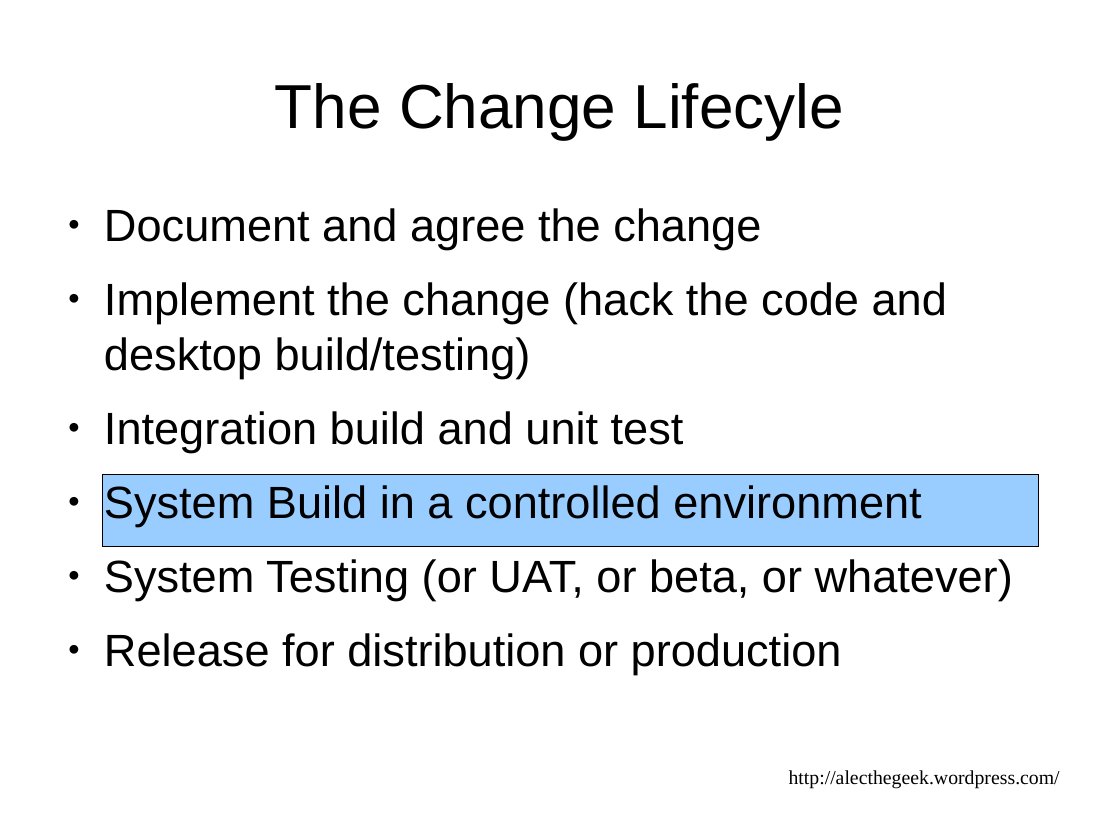
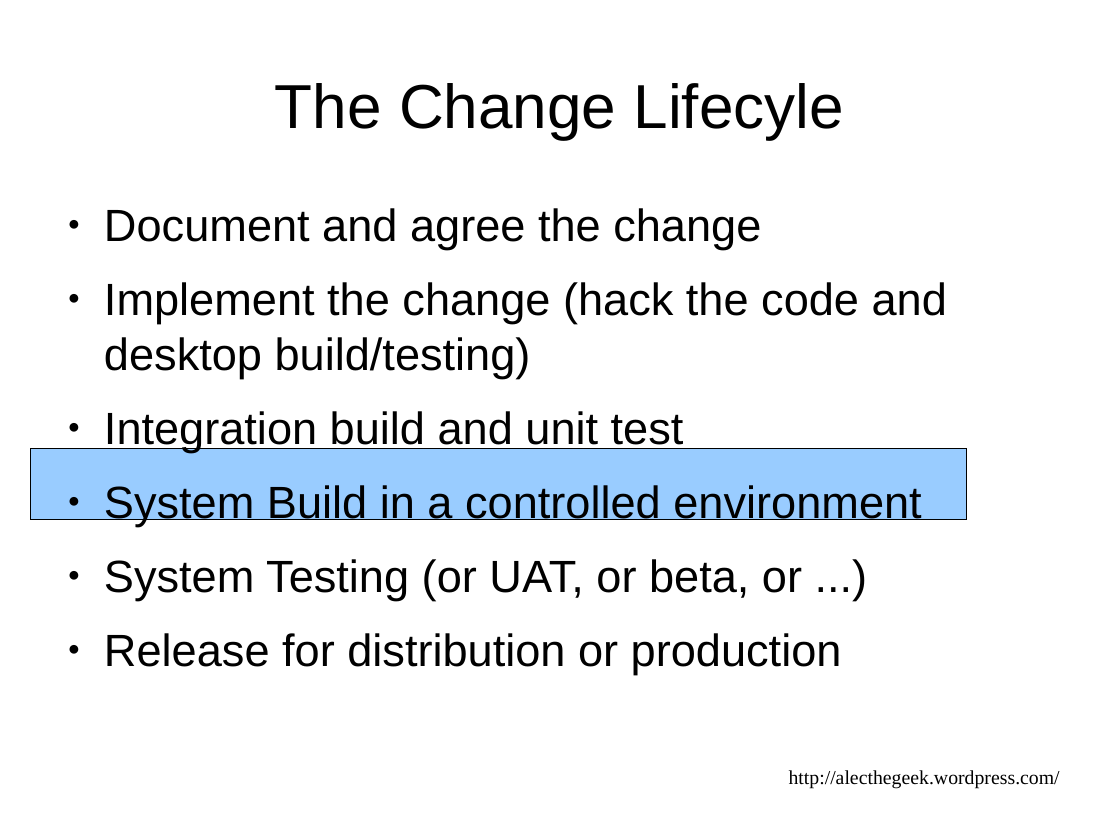
Before and after one commit to alecthegeek/gitbuilding, a slide deck: slide 6 of DevOpsDownUnderPresentation.odp. Drawn at 1120x840 pixels with LibreOffice and Linux fonts; fonts in the diff are those of the drawing. Boxes give left, top, right and bottom in pixels: in the first picture for what was removed or moved away, otherwise in the second. Text is boxed around its words. In the diff, an @@ line names an element or a change of style, - is before the commit and + after.

```diff
--- a/DevOpsDownUnderPresentation.odp
+++ b/DevOpsDownUnderPresentation.odp
@@ rectangle: place and size @@
-rectangle at [103,475,1039,546]
+rectangle at [30,448,967,519]
@@ text at [104,559,802,601]: text changed @@
-● System Testing (or UAT, or beta, or whatever)
+● System Testing (or UAT, or beta, or ...)
```
Also in this commit, not shown: 9 other slides changed, 5 other files.
